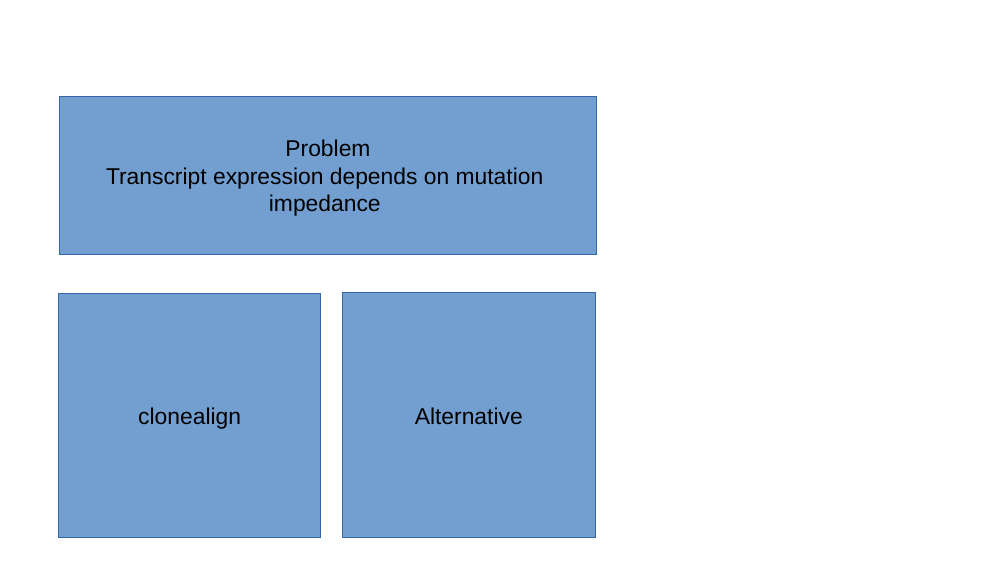
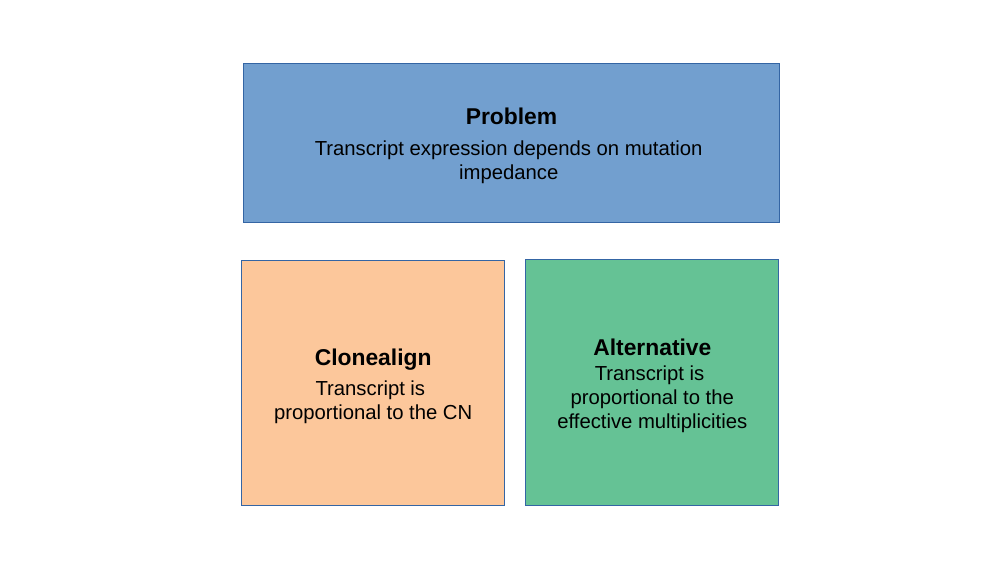
Before and after one commit to dynmodels/loci, a slide deck: slide 1 of loci.odp. Drawn at 1008x567 pixels with LibreOffice and Linux fonts; fonts in the diff are those of the drawing. Boxes give left, top, right and bottom in pixels: in the first picture for what was removed or moved away, otherwise in the second. Text is boxed around its words. In the diff, an @@ line names an element or a change of style, - is before the commit and + after.

```diff
--- a/loci.odp
+++ b/loci.odp
@@ rectangle "Problem": place and size @@
-rectangle "Problem" at <box>60,96,596,254</box>
+rectangle "Problem" at <box>243,64,779,222</box>
@@ rectangle "Problem" at <box>243,64,779,222</box>: bold on in "Problem"; size 18 to 16 pt in "Transcript expression depends on mutation", "impedance"; more space between paragraphs @@
@@ rectangle added at <box>242,261,505,506</box>, fill #FCC79B, outline #3465A4 0 pt, 16 pt, text #000000 @@
+Clonealign
+Transcript is
+proportional to the CN
@@ rectangle added at <box>526,260,779,506</box>, fill #65C295, outline #3465A4 0 pt, 16 pt, text #000000 @@
+Alternative
+Transcript is
+proportional to the
+effective multiplicities
@@ rectangle removed at <box>59,294,321,539</box> @@
-clonealign
@@ rectangle removed at <box>342,293,595,539</box> @@
-Alternative
```
Also in this commit, not shown: 5 other slides changed, 9 slides added, 1 other file.
